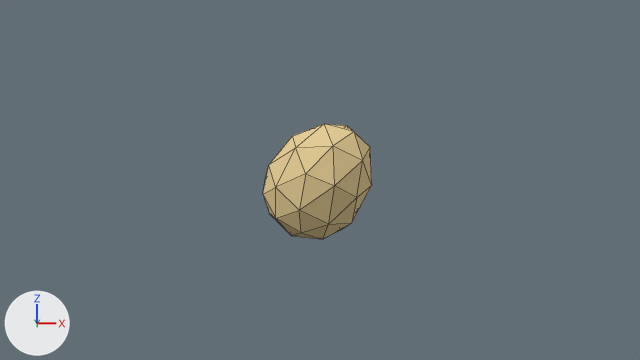
An edit to the Blender file Assets/Models/Items/items.blend, drawn before and after from the same camera.
The view is the same before and after, from the file's camera 'Camera'. The lights are fixed; the arrows at lower left show +X, +Y and +Z. Mesh edges are drawn as thin lines. The same objects are shown in both versions, whatever each file hides.

In view in the first picture: 'Egg'.
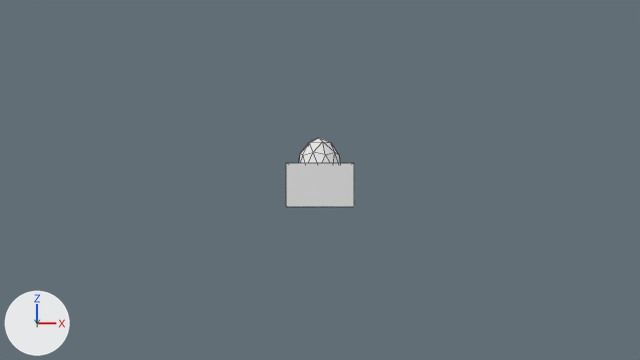
The change in detail:
Material 'Frozen Egg Real' (mat_frozen_egg_real) is new.
Its base color is (0.8, 0.8, 0.8) (white #e7e7e7).
Mesh me_cube_009 is new.
It has 50 vertices, 86 faces and spans x -0.417..0.423, y -0.421..0.419, z -0.331..0.546.
It uses material mat_frozen_egg_real (its picture is missing).
Object 'Egg' (ob_egg) now shows me_cube_009 instead of me_cube_002.

Pixel boxes (x1, y1, x2, y2) of what changed, in the pictures (640 x 360 px):
'Egg', reshaped (37% narrower, 40% shorter)
    before: (263, 124, 372, 239)
    after: (286, 138, 354, 207)
